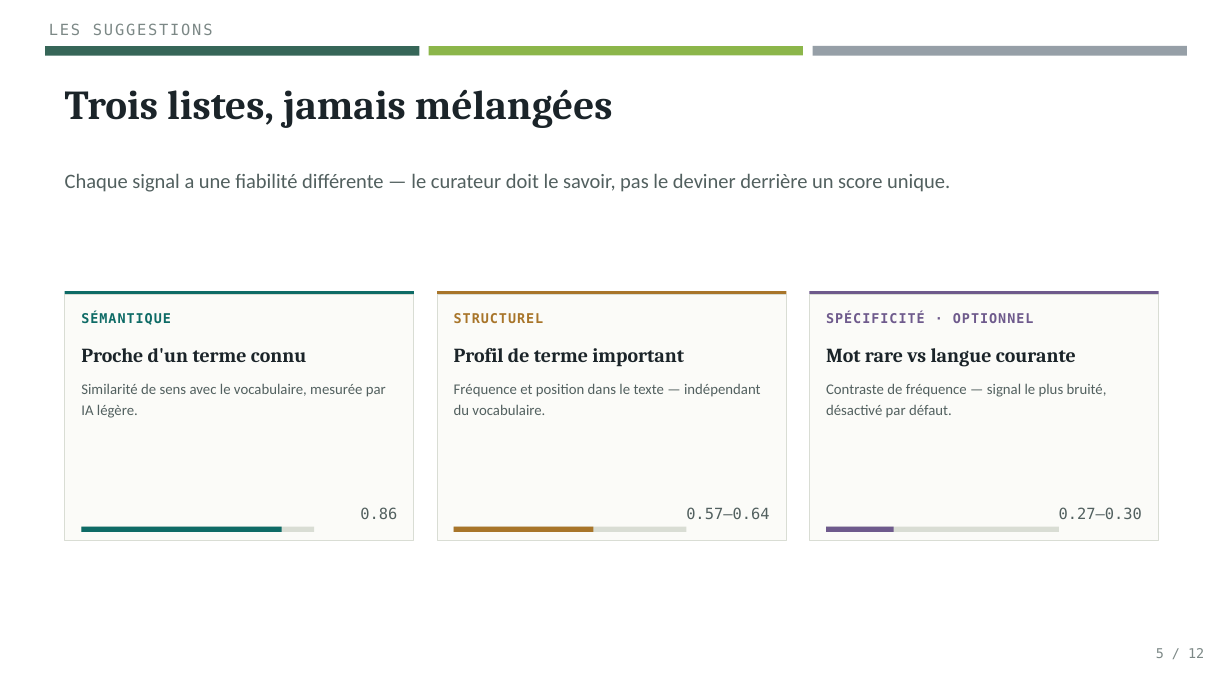
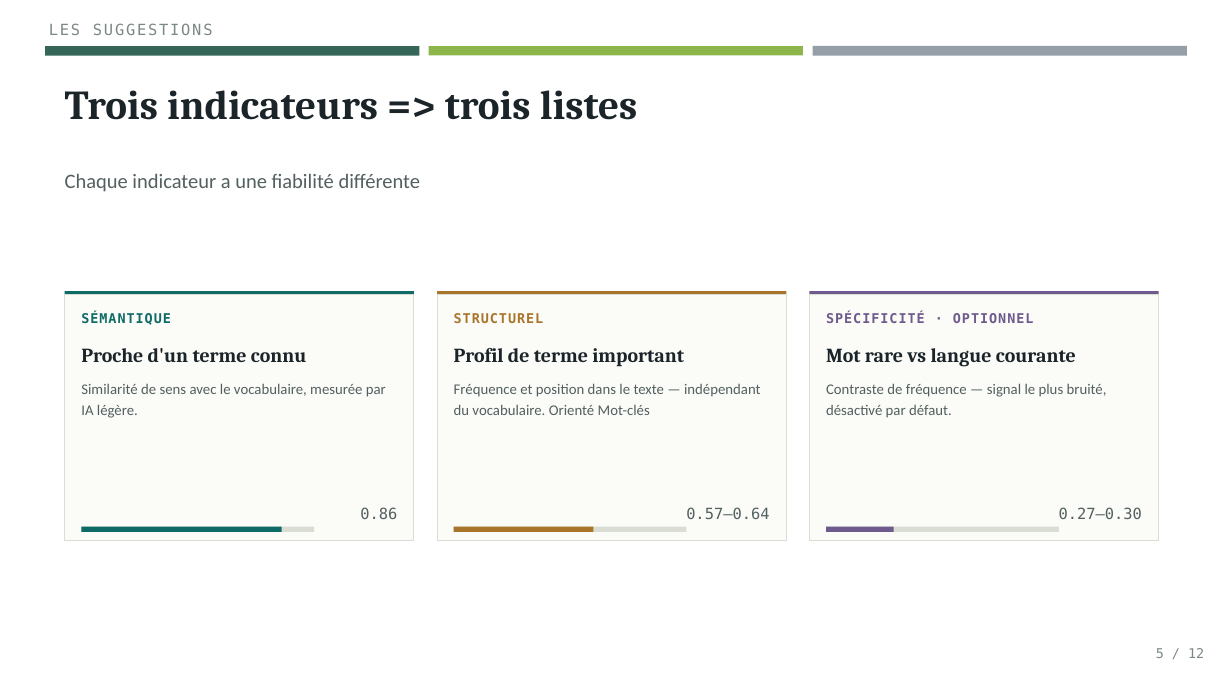
Before and after one commit to stephane54/loterre-annotate, a slide deck: slide 5 of docs/Extraction_terminologique_v2.pptx. Drawn at 1232x693 pixels with LibreOffice and Linux fonts; fonts in the diff are those of the drawing. Boxes give left, top, right and bottom in pixels: in the first picture for what was removed or moved away, otherwise in the second. Text is boxed around its words. In the diff, an @@ line names an element or a change of style, - is before the commit and + after.

```diff
--- a/docs/Extraction_terminologique_v2.pptx
+++ b/docs/Extraction_terminologique_v2.pptx
@@ text at [65, 90, 637, 120]: text changed @@
-Trois listes, jamais mélangées
+Trois indicateurs => trois listes
@@ text at [65, 173, 420, 192]: text changed @@
-Chaque signal a une fiabilité différente — le curateur doit le savoir, pas le deviner derrière un score unique.
+Chaque indicateur a une fiabilité différente
@@ text at [454, 383, 761, 415]: text changed @@
-Fréquence et position dans le texte — indépendant du vocabulaire.
+Fréquence et position dans le texte — indépendant du vocabulaire. Orienté Mot-clés
```
Also in this commit, not shown: 6 other slides changed, 2 slides removed, 14 other files.
